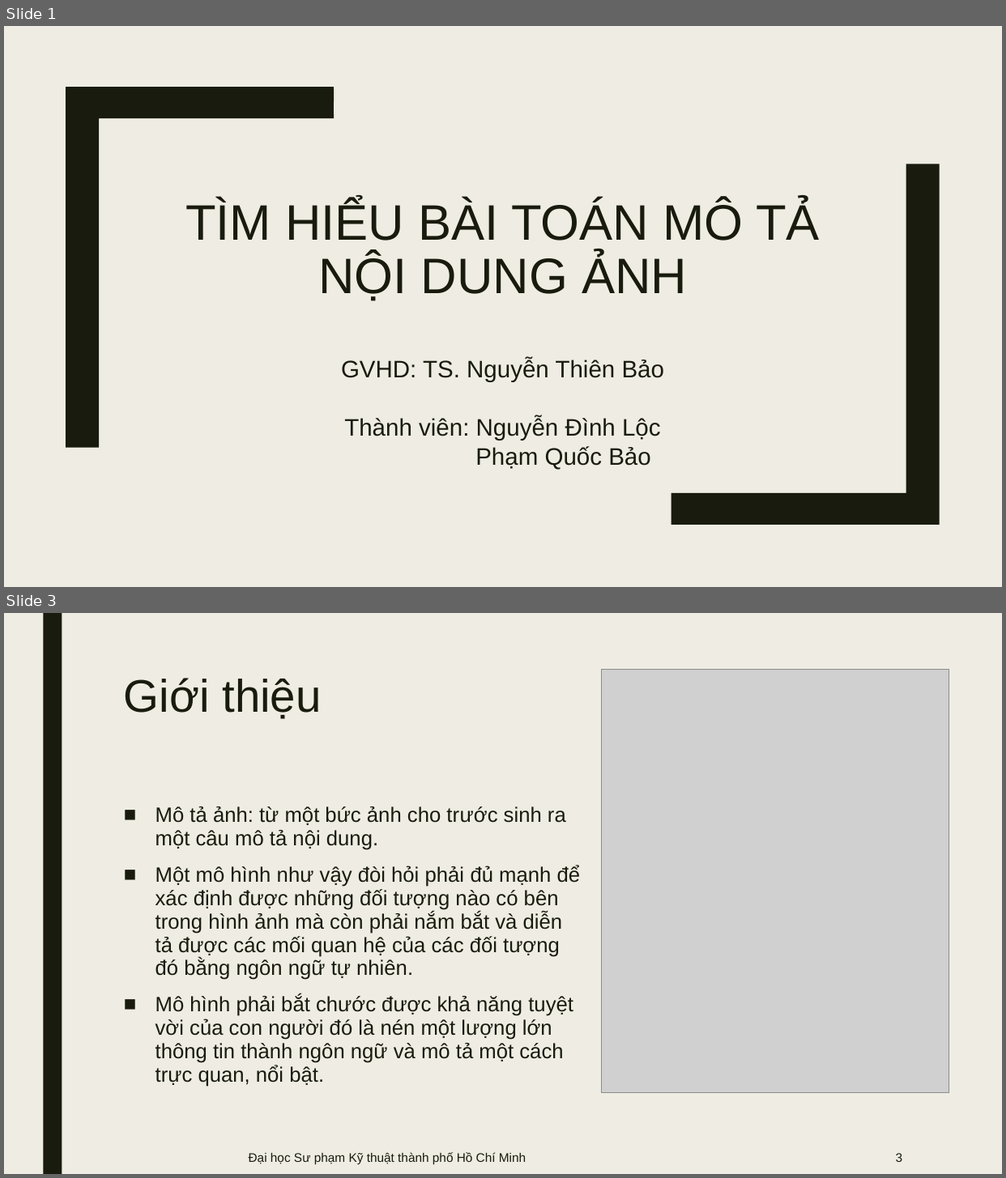
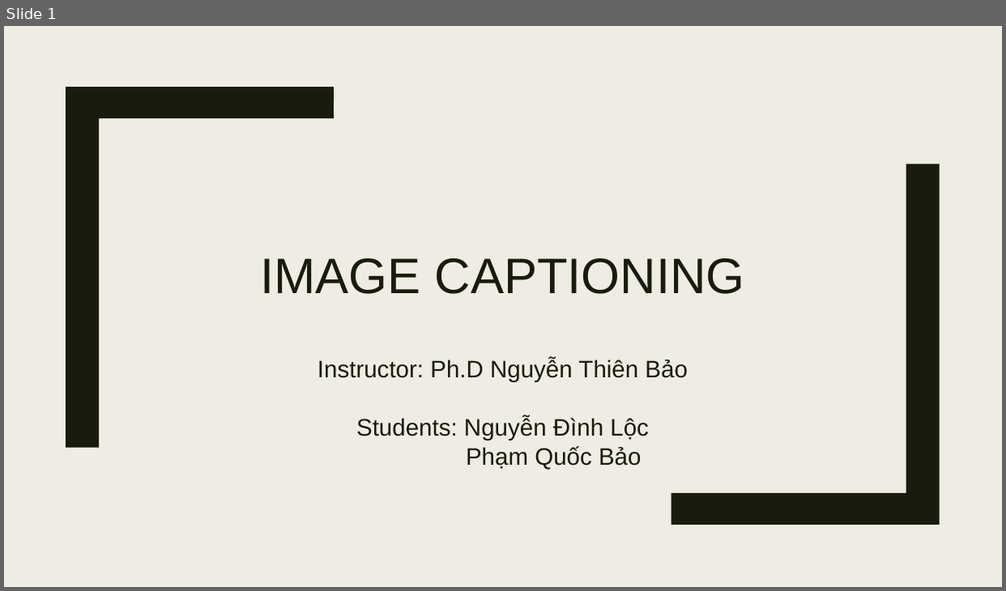
Before and after one commit to lyonguyen8697/image-description, a slide deck: presentation.pptx. Shown one above the other, each under a label of ours: slides 1 and 3 before the commit, slide 1 after it; the slides between them are not shown. The pictures are 1006x1178 and 1006x591 pixels, drawn with LibreOffice and Linux fonts; fonts in the diff are those of the drawing; grey boxes stand for pictures. Boxes give left, top, right and bottom in pixels: in the first picture for what was removed or moved away, otherwise in the second. Text is boxed around its words. In the diff, an @@ line names an element or a change of style, - is before the commit and + after.

```diff
--- a/presentation.pptx
+++ b/presentation.pptx
@@ slide 3 removed at <box>4,613,1002,1174</box>, background #EFEDE3 @@
@@ rectangle removed at <box>43,613,62,1174</box> @@
@@ title removed at <box>124,678,321,719</box> @@
-Giới thiệu
@@ picture removed at <box>602,669,948,1093</box> @@
@@ text removed at <box>155,807,581,1087</box> @@
-■ Mô tả ảnh: từ một bức ảnh cho trước sinh ra một câu mô tả nội dung.
-■ Một mô hình như vậy đòi hỏi phải đủ mạnh để xác định được những đối tượng nào có bên trong hình ảnh mà còn phải nắm bắt và diễn tả được các mối quan hệ của các đối tượng đó bằng ngôn ngữ tự nhiên.
-■ Mô hình phải bắt chước được khả năng tuyệt vời của con người đó là nén một lượng lớn thông tin thành ngôn ngữ và mô tả một cách trực quan, nổi bật.
@@ text removed at <box>249,1152,526,1165</box> @@
-Đại học Sư phạm Kỹ thuật thành phố Hồ Chí Minh
@@ page number removed at <box>896,1153,903,1162</box> @@
-3
@@ slide 1 changed as well @@
@@ title at <box>260,258,745,294</box>: text changed @@
-TÌM HIỂU BÀI TOÁN MÔ TẢ NỘI DUNG ẢNH
+IMAGE CAPTIONING
@@ subtitle at <box>317,359,688,441</box>: text changed @@
-GVHD: TS. Nguyễn Thiên Bảo
-Thành viên: Nguyễn Đình Lộc
+Instructor: Ph.D Nguyễn Thiên Bảo
+Students: Nguyễn Đình Lộc
```
Also in this commit, not shown: 7 other slides changed, 13 slides added, 4 other slides removed.
